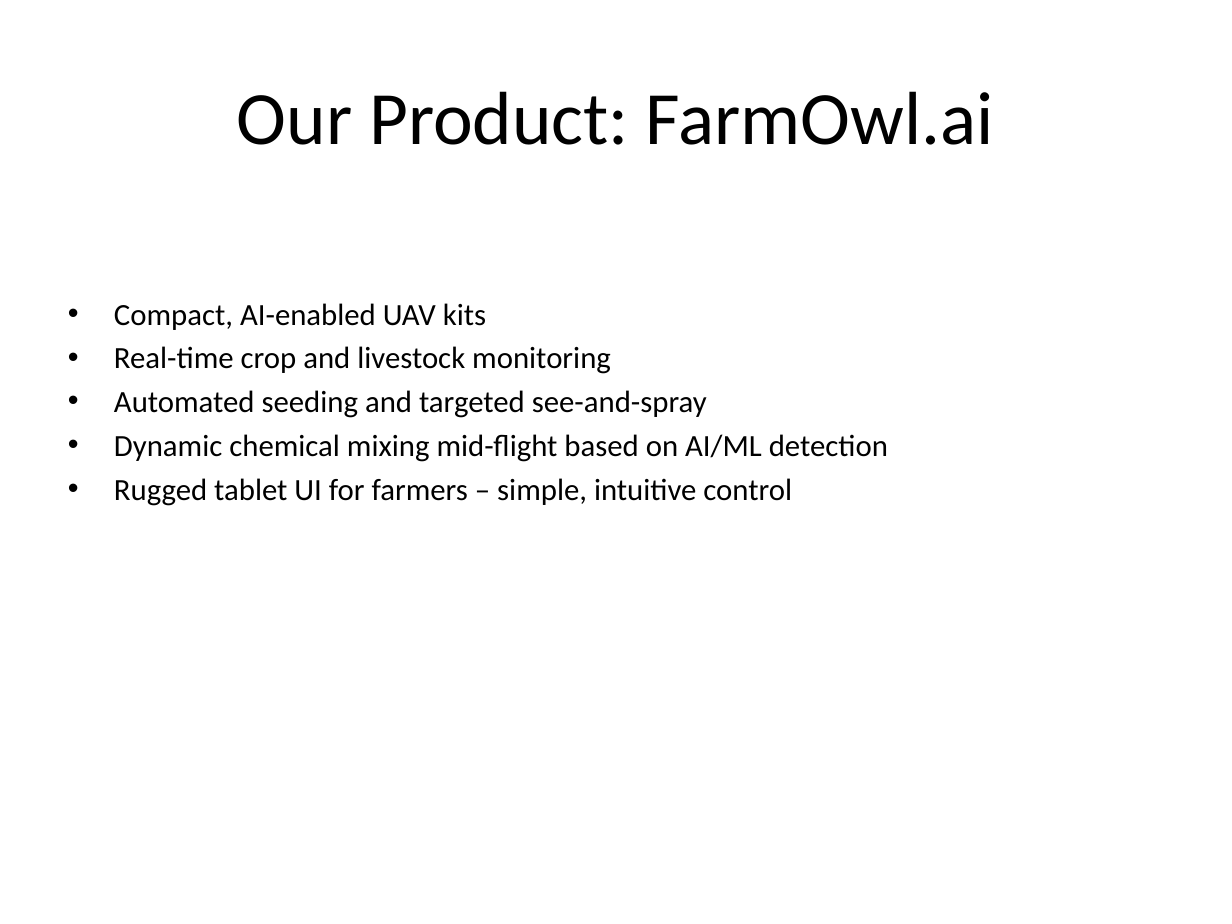
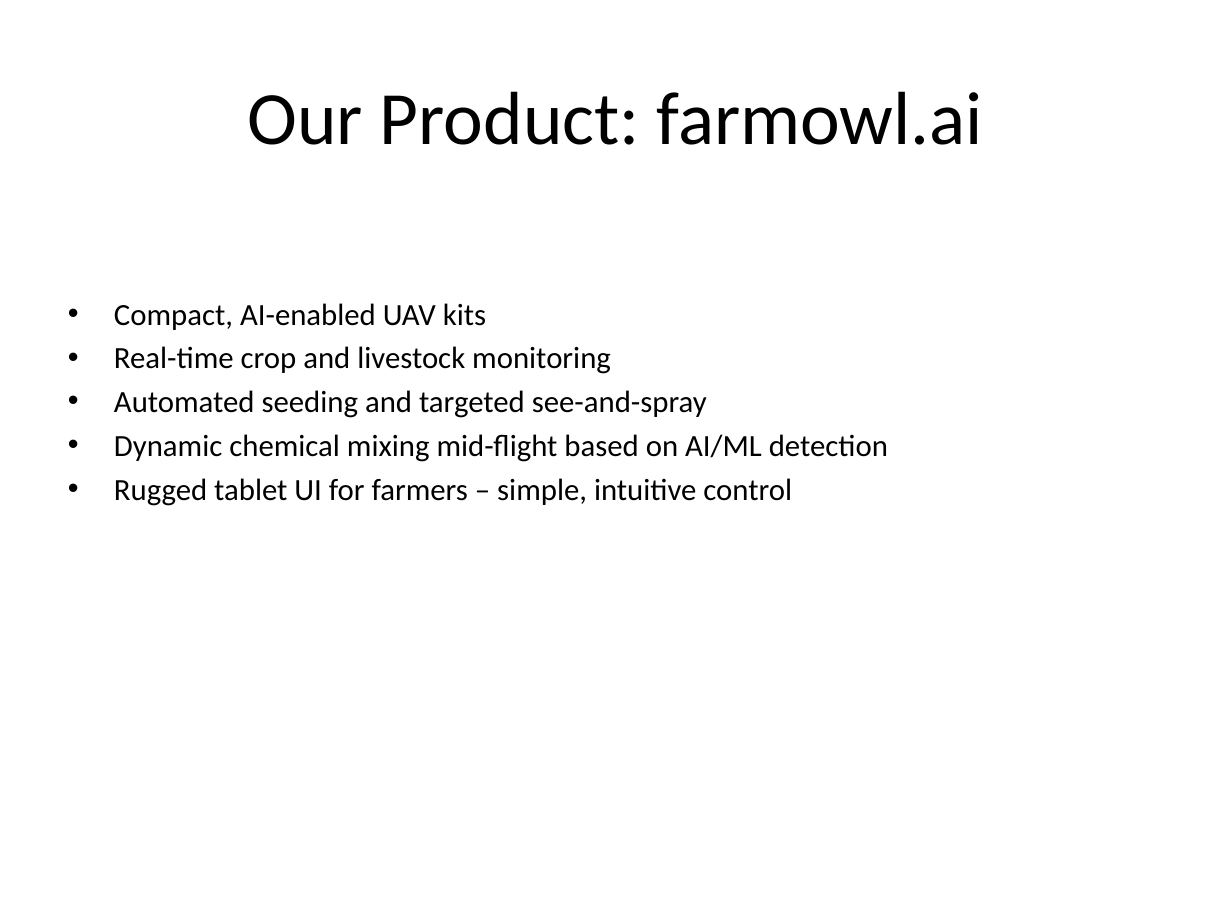
Before and after one commit to itsiashu/droneowl, a slide deck: slide 3 of business_pitch/FarmOwl_ai_Investor_Pitch_Complete.pptx. Drawn at 1232x924 pixels with LibreOffice and Linux fonts; fonts in the diff are those of the drawing. Boxes give left, top, right and bottom in pixels: in the first picture for what was removed or moved away, otherwise in the second. Text is boxed around its words. In the diff, an @@ line names an element or a change of style, - is before the commit and + after.

Commit message:
Add a demo video and product pdf

```diff
--- a/business_pitch/FarmOwl_ai_Investor_Pitch_Complete.pptx
+++ b/business_pitch/FarmOwl_ai_Investor_Pitch_Complete.pptx
@@ title at box(247, 91, 983, 145): text changed @@
-Our Product: FarmOwl.ai
+Our Product: farmowl.ai
```
Also in this commit, not shown: 2 other slides changed, 4 other files.
